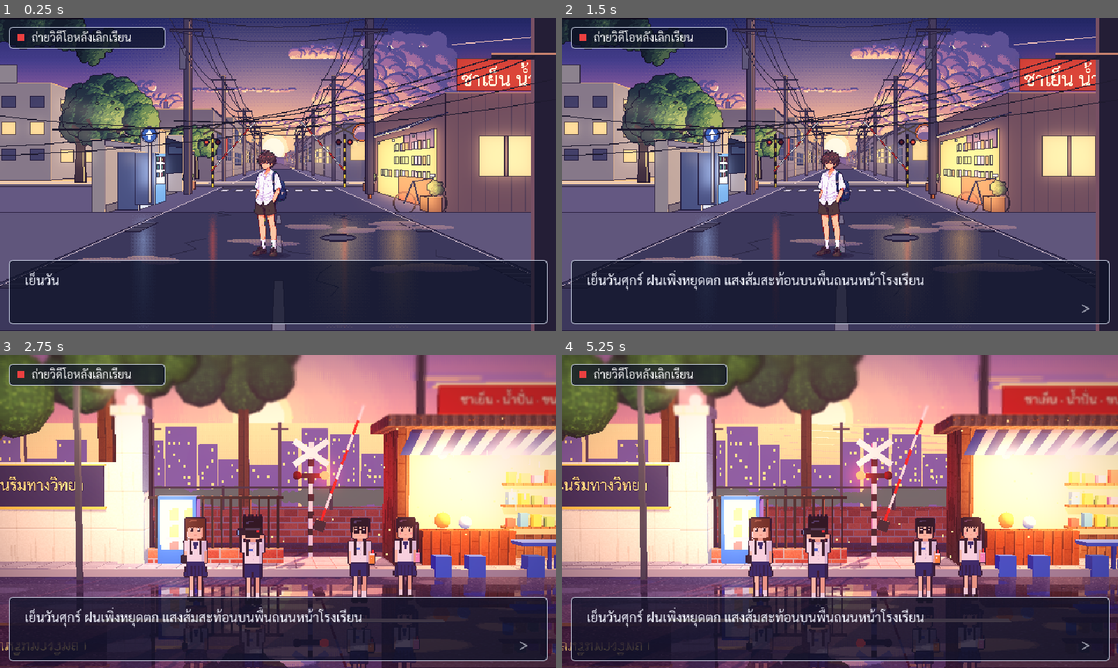
Above: before the commit, frames 1-4 (two rows, left to right).
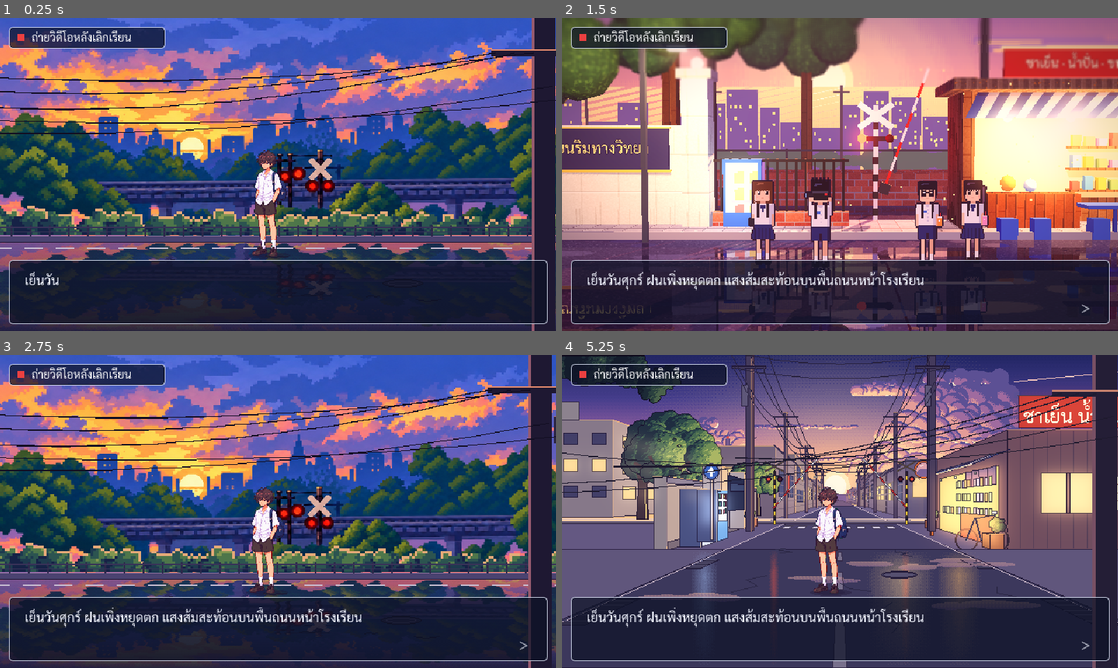
Above: after the commit, the same moments.

Repository: nerfmez/Story-game
Game: Godot game, scene res://scenes/main.tscn
The game is run twice, just before and just after one commit, with the same random seed, the same clock (stepped at 60 frames per second) and the same inputs.
Inputs (mouse positions are in pixels of both pictures, inside the frame that each line leads up to):
- Up to frame 1 (0.25 s): no input
- Up to frame 2 (1.5 s): tap Enter (ui_accept) at 0.5, 0.77 s; move the mouse to (962, 158) at 0.52 s; tap Tab at 0.6, 1.35 s; click (962, 158) at 0.67 s; move the mouse to (728, 190) at 1.27 s; click (728, 190) at 1.42 s
- Up to frame 3 (2.75 s): tap Enter (ui_accept) at 1.52 s; move the mouse to (333, 442) at 2.02 s; tap Tab at 2.1 s; click (333, 442) at 2.17 s
- Up to frame 4 (5.25 s): move the mouse to (812, 574) at 2.77 s; tap Tab every 0.75 s from 2.85 to 5.1 s; click (812, 574) at 2.92 s; tap Enter (ui_accept) at 3.02, 3.77, 4.52 s; move the mouse to (1006, 558) at 3.52 s; click (1006, 558) at 3.67 s; move the mouse to (673, 464) at 4.27 s; click (673, 464) at 4.42 s; move the mouse to (867, 511) at 5.02 s; click (867, 511) at 5.17 s

The runs differ from the first frame. In frame 1, 71% of the frame differs, in the area x 0-100%, y 0-100%; in frame 2, 77%; in frame 3, 82%; in frame 4, 77%.

Commit message:
Sunset railway scene from supplied art; procedural street becomes its own scene
- tools/compose_sunset_scene.py builds layers from art_source/ (sky,
  railway, railway with train): scales to the game, splits bushes and
  crossing poles in front of the track into railway_front, cuts a clean
  car into a 3-car train, paints a side-view wet road that mirrors the
  sky and railway plus a chunky hedge and fence, near pole and wires
- scenes/main.tscn now uses these layers: train loops inside a clip on
  the viaduct, passing behind trees and poles, with a reflection in the
  road that follows it (scripts/follow_x.gd)
- Procedural anime street moved to scenes/street_anime.tscn with its
  layers in assets/bg/street/; Tab cycles sunset -> street -> HD-2D

Co-Authored-By: Claude Opus 5.5 <noreply@anthropic.com>
Claude-Session: https://claude.ai/code/session_011NAKRUA9btL4iodwTEM3Dh

Diff:
--- a/scenes/main.tscn
+++ b/scenes/main.tscn
@@ -1,18 +1,18 @@
-[gd_scene load_steps=14 format=3]
+[gd_scene load_steps=16 format=3]
 
 [ext_resource type="Script" path="res://scripts/main.gd" id="1_main"]
 [ext_resource type="Script" path="res://scripts/scene_camera.gd" id="2_camera"]
 [ext_resource type="Script" path="res://scripts/train.gd" id="3_train"]
-[ext_resource type="Texture2D" path="res://assets/bg/01_sky.png" id="4_sky"]
-[ext_resource type="Texture2D" path="res://assets/bg/02_city_far.png" id="5_city"]
-[ext_resource type="Texture2D" path="res://assets/bg/03_street.png" id="6_street"]
-[ext_resource type="Texture2D" path="res://assets/bg/03_train.png" id="7_train"]
-[ext_resource type="Texture2D" path="res://assets/bg/04_mid.png" id="8_mid"]
-[ext_resource type="Texture2D" path="res://assets/bg/05_ground.png" id="9_ground"]
-[ext_resource type="Texture2D" path="res://assets/bg/06_foreground.png" id="10_fg"]
+[ext_resource type="Script" path="res://scripts/follow_x.gd" id="4_follow"]
+[ext_resource type="Texture2D" path="res://assets/bg/sunset/sky.png" id="5_sky"]
+[ext_resource type="Texture2D" path="res://assets/bg/sunset/railway_back.png" id="6_rail_back"]
+[ext_resource type="Texture2D" path="res://assets/bg/sunset/train.png" id="7_train"]
+[ext_resource type="Texture2D" path="res://assets/bg/sunset/railway_front.png" id="8_rail_front"]
+[ext_resource type="Texture2D" path="res://assets/bg/sunset/road.png" id="9_road"]
+[ext_resource type="Texture2D" path="res://assets/bg/sunset/foreground.png" id="10_fg"]
 [ext_resource type="Texture2D" path="res://assets/characters/hero_uniform.png" id="11_hero"]
-[ext_resource type="PackedScene" path="res://scenes/dialogue_box.tscn" id="12_dialogue"]
-[ext_resource type="Texture2D" path="res://assets/characters/shadow.png" id="13_shadow"]
+[ext_resource type="Texture2D" path="res://assets/characters/shadow.png" id="12_shadow"]
+[ext_resource type="PackedScene" path="res://scenes/dialogue_box.tscn" id="13_dialogue"]
 
 [sub_resource type="StyleBoxFlat" id="StyleBoxFlat_mission"]
 content_margin_left = 10.0
@@ -33,8 +33,8 @@
 [node name="Main" type="Node2D" node_paths=PackedStringArray("camera", "train")]
 script = ExtResource("1_main")
 camera = NodePath("Camera2D")
-train = NodePath("TrainLayer/Train")
-other_scene = "res://scenes/main_3d.tscn"
+train = NodePath("Railway/TrainClip/Train")
+other_scene = "res://scenes/street_anime.tscn"
 
 [node name="Camera2D" type="Camera2D" parent="."]
 position = Vector2(320, 180)
@@ -45,59 +45,77 @@
 
 [node name="Sprite2D" type="Sprite2D" parent="Sky"]
 position = Vector2(-80, 0)
-texture = ExtResource("4_sky")
+texture = ExtResource("5_sky")
 centered = false
 
-[node name="CityFar" type="Parallax2D" parent="."]
-scroll_scale = Vector2(0.1, 0.1)
+[node name="Railway" type="Parallax2D" parent="."]
+scroll_scale = Vector2(0.25, 0.25)
 
-[node name="Sprite2D" type="Sprite2D" parent="CityFar"]
-position = Vector2(-80, 0)
-texture = ExtResource("5_city")
+[node name="Back" type="Sprite2D" parent="Railway"]
+position = Vector2(-80, -47)
+texture = ExtResource("6_rail_back")
 centered = false
 
-[node name="Street" type="Parallax2D" parent="."]
-scroll_scale = Vector2(0.2, 0.2)
+[node name="TrainClip" type="Control" parent="Railway"]
+clip_contents = true
+layout_mode = 3
+anchors_preset = 0
+offset_left = 89.0
+offset_right = 592.0
+offset_bottom = 360.0
+mouse_filter = 2
 
-[node name="Sprite2D" type="Sprite2D" parent="Street"]
-position = Vector2(-80, 0)
-texture = ExtResource("6_street")
-centered = false
-
-[node name="TrainLayer" type="Parallax2D" parent="."]
-scroll_scale = Vector2(0.28, 0.28)
-
-[node name="Train" type="Sprite2D" parent="TrainLayer"]
-position = Vector2(-1100, 124)
+[node name="Train" type="Sprite2D" parent="Railway/TrainClip"]
+position = Vector2(-680, 168)
 texture = ExtResource("7_train")
 centered = false
 script = ExtResource("3_train")
-speed = 260.0
-auto_interval = 18.0
-start_x = -1100.0
-end_x = 800.0
+speed = 90.0
+auto_interval = 12.0
+start_x = -680.0
+end_x = 520.0
 
-[node name="Mid" type="Parallax2D" parent="."]
-scroll_scale = Vector2(0.45, 0.45)
-
-[node name="Sprite2D" type="Sprite2D" parent="Mid"]
-position = Vector2(-80, 0)
-texture = ExtResource("8_mid")
+[node name="Front" type="Sprite2D" parent="Railway"]
+position = Vector2(-80, -47)
+texture = ExtResource("8_rail_front")
 centered = false
 
-[node name="Ground" type="Parallax2D" parent="."]
+[node name="Road" type="Parallax2D" parent="."]
 scroll_scale = Vector2(0.6, 0.6)
 
-[node name="Sprite2D" type="Sprite2D" parent="Ground"]
+[node name="Sprite2D" type="Sprite2D" parent="Road"]
 position = Vector2(-80, 0)
-texture = ExtResource("9_ground")
+texture = ExtResource("9_road")
 centered = false
+
+[node name="TrainReflection" type="Parallax2D" parent="."]
+scroll_scale = Vector2(0.25, 0.25)
+
+[node name="Clip" type="Control" parent="TrainReflection"]
+clip_contents = true
+layout_mode = 3
+anchors_preset = 0
+offset_left = 89.0
+offset_top = 262.0
+offset_right = 592.0
+offset_bottom = 360.0
+mouse_filter = 2
+
+[node name="Reflection" type="Sprite2D" parent="TrainReflection/Clip" node_paths=PackedStringArray("target")]
+modulate = Color(0.62, 0.55, 0.78, 0.75)
+position = Vector2(-680, 39)
+scale = Vector2(1, 0.625)
+texture = ExtResource("7_train")
+centered = false
+flip_v = true
+script = ExtResource("4_follow")
+target = NodePath("../../../Railway/TrainClip/Train")
 
 [node name="Characters" type="Node2D" parent="."]
 
 [node name="HeroShadow" type="Sprite2D" parent="Characters"]
 position = Vector2(286, 269)
-texture = ExtResource("13_shadow")
+texture = ExtResource("12_shadow")
 centered = false
 
 [node name="Hero" type="Sprite2D" parent="Characters"]
--- /dev/null
+++ b/scenes/street_anime.tscn
@@ -0,0 +1,141 @@
+[gd_scene load_steps=14 format=3]
+
+[ext_resource type="Script" path="res://scripts/main.gd" id="1_main"]
+[ext_resource type="Script" path="res://scripts/scene_camera.gd" id="2_camera"]
+[ext_resource type="Script" path="res://scripts/train.gd" id="3_train"]
+[ext_resource type="Texture2D" path="res://assets/bg/street/01_sky.png" id="4_sky"]
+[ext_resource type="Texture2D" path="res://assets/bg/street/02_city_far.png" id="5_city"]
+[ext_resource type="Texture2D" path="res://assets/bg/street/03_street.png" id="6_street"]
+[ext_resource type="Texture2D" path="res://assets/bg/street/03_train.png" id="7_train"]
+[ext_resource type="Texture2D" path="res://assets/bg/street/04_mid.png" id="8_mid"]
+[ext_resource type="Texture2D" path="res://assets/bg/street/05_ground.png" id="9_ground"]
+[ext_resource type="Texture2D" path="res://assets/bg/street/06_foreground.png" id="10_fg"]
+[ext_resource type="Texture2D" path="res://assets/characters/hero_uniform.png" id="11_hero"]
+[ext_resource type="PackedScene" path="res://scenes/dialogue_box.tscn" id="12_dialogue"]
+[ext_resource type="Texture2D" path="res://assets/characters/shadow.png" id="13_shadow"]
+
+[sub_resource type="StyleBoxFlat" id="StyleBoxFlat_mission"]
+content_margin_left = 10.0
+content_margin_top = 3.0
+content_margin_right = 12.0
+content_margin_bottom = 4.0
+bg_color = Color(0.05, 0.07, 0.15, 0.72)
+border_width_left = 1
+border_width_top = 1
+border_width_right = 1
+border_width_bottom = 1
+border_color = Color(0.86, 0.89, 0.96, 0.9)
+corner_radius_top_left = 4
+corner_radius_top_right = 4
+corner_radius_bottom_right = 4
+corner_radius_bottom_left = 4
+
+[node name="Main" type="Node2D" node_paths=PackedStringArray("camera", "train")]
+script = ExtResource("1_main")
+camera = NodePath("Camera2D")
+train = NodePath("TrainLayer/Train")
+other_scene = "res://scenes/main_3d.tscn"
+
+[node name="Camera2D" type="Camera2D" parent="."]
+position = Vector2(320, 180)
+script = ExtResource("2_camera")
+
+[node name="Sky" type="Parallax2D" parent="."]
+scroll_scale = Vector2(0.03, 0.03)
+
+[node name="Sprite2D" type="Sprite2D" parent="Sky"]
+position = Vector2(-80, 0)
+texture = ExtResource("4_sky")
+centered = false
+
+[node name="CityFar" type="Parallax2D" parent="."]
+scroll_scale = Vector2(0.1, 0.1)
+
+[node name="Sprite2D" type="Sprite2D" parent="CityFar"]
+position = Vector2(-80, 0)
+texture = ExtResource("5_city")
+centered = false
+
+[node name="Street" type="Parallax2D" parent="."]
+scroll_scale = Vector2(0.2, 0.2)
+
+[node name="Sprite2D" type="Sprite2D" parent="Street"]
+position = Vector2(-80, 0)
+texture = ExtResource("6_street")
+centered = false
+
+[node name="TrainLayer" type="Parallax2D" parent="."]
+scroll_scale = Vector2(0.28, 0.28)
+
+[node name="Train" type="Sprite2D" parent="TrainLayer"]
+position = Vector2(-1100, 124)
+texture = ExtResource("7_train")
+centered = false
+script = ExtResource("3_train")
+speed = 260.0
+auto_interval = 18.0
+start_x = -1100.0
+end_x = 800.0
+
+[node name="Mid" type="Parallax2D" parent="."]
+scroll_scale = Vector2(0.45, 0.45)
+
+[node name="Sprite2D" type="Sprite2D" parent="Mid"]
+position = Vector2(-80, 0)
+texture = ExtResource("8_mid")
+centered = false
+
+[node name="Ground" type="Parallax2D" parent="."]
+scroll_scale = Vector2(0.6, 0.6)
+
+[node name="Sprite2D" type="Sprite2D" parent="Ground"]
+position = Vector2(-80, 0)
+texture = ExtResource("9_ground")
+centered = false
+
+[node name="Characters" type="Node2D" parent="."]
+
+[node name="HeroShadow" type="Sprite2D" parent="Characters"]
+position = Vector2(286, 269)
+texture = ExtResource("13_shadow")
+centered = false
+
+[node name="Hero" type="Sprite2D" parent="Characters"]
+position = Vector2(290, 152)
+texture = ExtResource("11_hero")
+centered = false
+
+[node name="Foreground" type="Parallax2D" parent="."]
+scroll_scale = Vector2(1.25, 1.25)
+
+[node name="Sprite2D" type="Sprite2D" parent="Foreground"]
+position = Vector2(-180, 0)
+texture = ExtResource("10_fg")
+centered = false
+
+[node name="UI" type="CanvasLayer" parent="."]
+
+[node name="Mission" type="PanelContainer" parent="UI"]
+offset_left = 10.0
+offset_top = 10.0
+offset_right = 190.0
+offset_bottom = 34.0
+mouse_filter = 2
+theme_override_styles/panel = SubResource("StyleBoxFlat_mission")
+
+[node name="Row" type="HBoxContainer" parent="UI/Mission"]
+layout_mode = 2
+theme_override_constants/separation = 8
+
+[node name="RecDot" type="ColorRect" parent="UI/Mission/Row"]
+custom_minimum_size = Vector2(8, 8)
+layout_mode = 2
+size_flags_vertical = 4
+color = Color(0.92, 0.25, 0.25, 1)
+
+[node name="Label" type="Label" parent="UI/Mission/Row"]
+layout_mode = 2
+theme_override_font_sizes/font_size = 13
+text = "ถ่ายวิดีโอหลังเลิกเรียน"
+
+[node name="DialogueBox" parent="UI" instance=ExtResource("12_dialogue")]
--- /dev/null
+++ b/scripts/follow_x.gd
@@ -0,0 +1,10 @@
+extends Node2D
+## Copies the x position of another node every frame (e.g. a reflection of the train in the wet road).
+
+@export var target: Node2D
+
+
+func _process(_delta: float) -> void:
+	if target:
+		position.x = target.position.x
+		visible = target.visible
Binary file added: art_source/railway.png
Binary file added: art_source/railway_with_train.png
Binary file added: art_source/sunset_sky.png
Renamed: assets/bg/01_sky.png -> assets/bg/street/01_sky.png
Not shown, added: assets/bg/street/01_sky.png.import
Renamed: assets/bg/02_city_far.png -> assets/bg/street/02_city_far.png
Not shown, added: assets/bg/street/02_city_far.png.import
Renamed: assets/bg/03_street.png -> assets/bg/street/03_street.png
Not shown, added: assets/bg/street/03_street.png.import
Renamed: assets/bg/03_train.png -> assets/bg/street/03_train.png
Not shown, changed: assets/bg/street/03_train.png.import
Renamed: assets/bg/04_mid.png -> assets/bg/street/04_mid.png
(and 23 more such lines)
